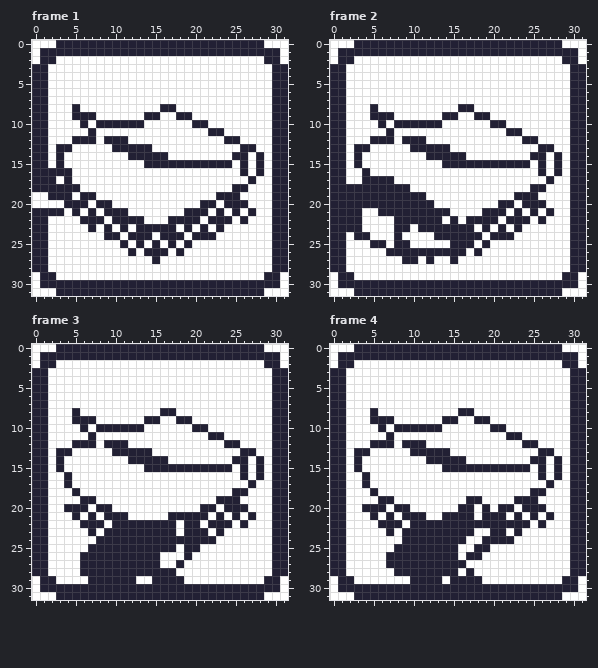
Two states of a pixel-art file, assets/icon-highlighted.ase. Above, as it was before the edit.
32x32 pixels, 12 frames. Shown: frame 1, frame 2, frame 3, frame 4. The commit also changed other frames, which this record leaves out.
The same view after the edit:
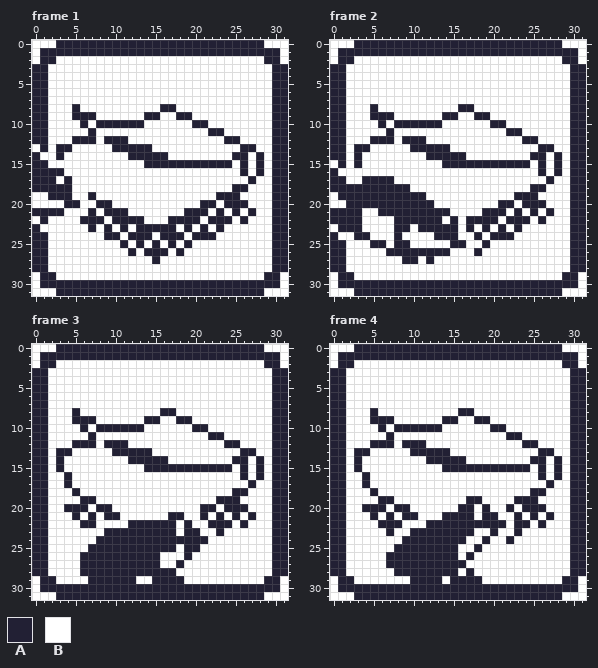
Palette (. is transparent): A #222034  B #ffffff
Commit: give frog an outline
Diff:
{"where": "frame 1, layer \"Frog\""}
{"frame":1,"y":13,"x":0,"old":"A","new":"B"}
{"frame":1,"y":14,"x":1,"old":"A","new":"B"}
{"frame":1,"y":15,"x":3,"old":"A","new":"B"}
{"frame":1,"y":16,"x":4,"old":"A","new":"B"}
{"frame":1,"y":18,"x":5,"old":"A","new":"B"}
{"frame":1,"y":19,"x":6,"old":"A","new":"B"}
{"frame":1,"y":20,"x":6,"old":"A","new":"B"}
{"frame":1,"y":21,"x":5,"old":"A","new":"B"}
{"frame":1,"y":22,"x":0,"old":"A","new":"B"}
{"frame":1,"y":23,"x":1,"old":"A","new":"B"}
{"where": "frame 2, layer \"Frog\""}
{"frame":2,"y":15,"x":0,"old":"A","new":"B"}
{"frame":2,"y":16,"x":1,"old":"A","new":"B"}
{"frame":2,"y":16,"x":4,"old":"A","new":"B"}
{"frame":2,"y":19,"x":0,"old":"A","new":"B"}
{"frame":2,"y":20,"x":0,"old":"AA","new":"BB"}
{"frame":2,"y":23,"x":0,"old":"A","new":"B"}
{"frame":2,"y":23,"x":16,"old":"A","new":"B"}
{"frame":2,"y":24,"x":1,"old":"A","new":"B"}
{"frame":2,"y":24,"x":16,"old":"AA","new":"BB"}
{"frame":2,"y":25,"x":17,"old":"A","new":"B"}
{"frame":2,"y":26,"x":15,"old":"AA","new":"BB"}
{"frame":2,"y":27,"x":15,"old":"A","new":"B"}
{"where": "frame 3, layer \"Frog\""}
{"frame":3,"y":21,"x":11,"old":"A","new":"B"}
{"frame":3,"y":21,"x":19,"old":"AA","new":"BB"}
{"frame":3,"y":22,"x":8,"old":"A","new":"B"}
{"frame":3,"y":22,"x":10,"old":"AA","new":"BB"}
{"frame":3,"y":22,"x":20,"old":"A","new":"B"}
{"frame":3,"y":23,"x":7,"old":"A","new":"B"}
{"frame":3,"y":23,"x":21,"old":"A","new":"B"}
{"frame":3,"y":24,"x":22,"old":"A","new":"B"}
{"where": "frame 4, layer \"Frog\""}
{"frame":4,"y":20,"x":21,"old":"A","new":"B"}
{"frame":4,"y":21,"x":11,"old":"A","new":"B"}
{"frame":4,"y":21,"x":21,"old":"A","new":"B"}
{"frame":4,"y":22,"x":10,"old":"AA","new":"BB"}
{"frame":4,"y":22,"x":22,"old":"A","new":"B"}
{"frame":4,"y":23,"x":9,"old":"A","new":"B"}
{"frame":4,"y":23,"x":21,"old":"A","new":"B"}
{"frame":4,"y":24,"x":20,"old":"AA","new":"BB"}
{"frame":4,"y":25,"x":19,"old":"A","new":"B"}
{"frame":4,"y":26,"x":18,"old":"A","new":"B"}
